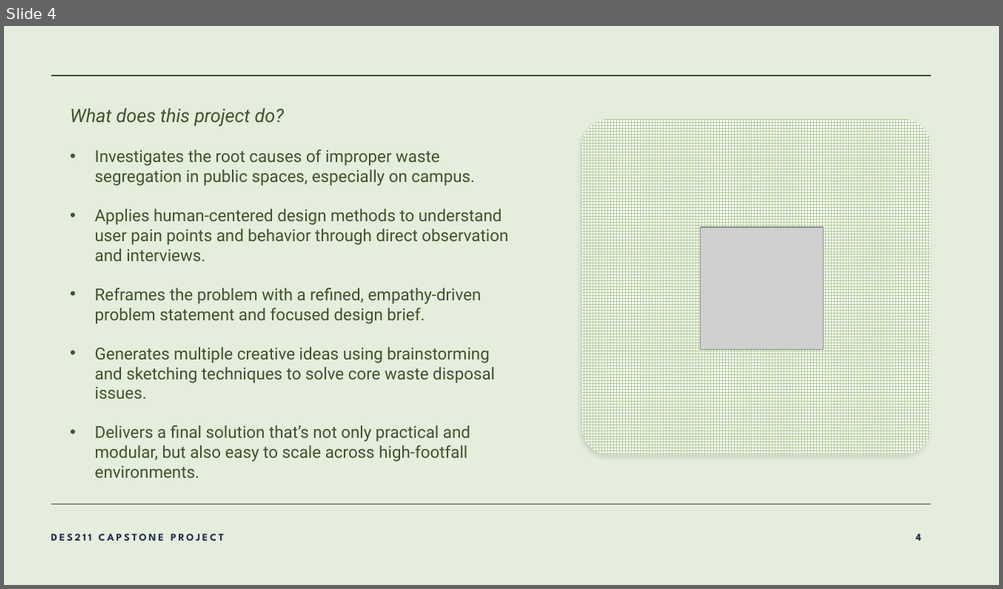
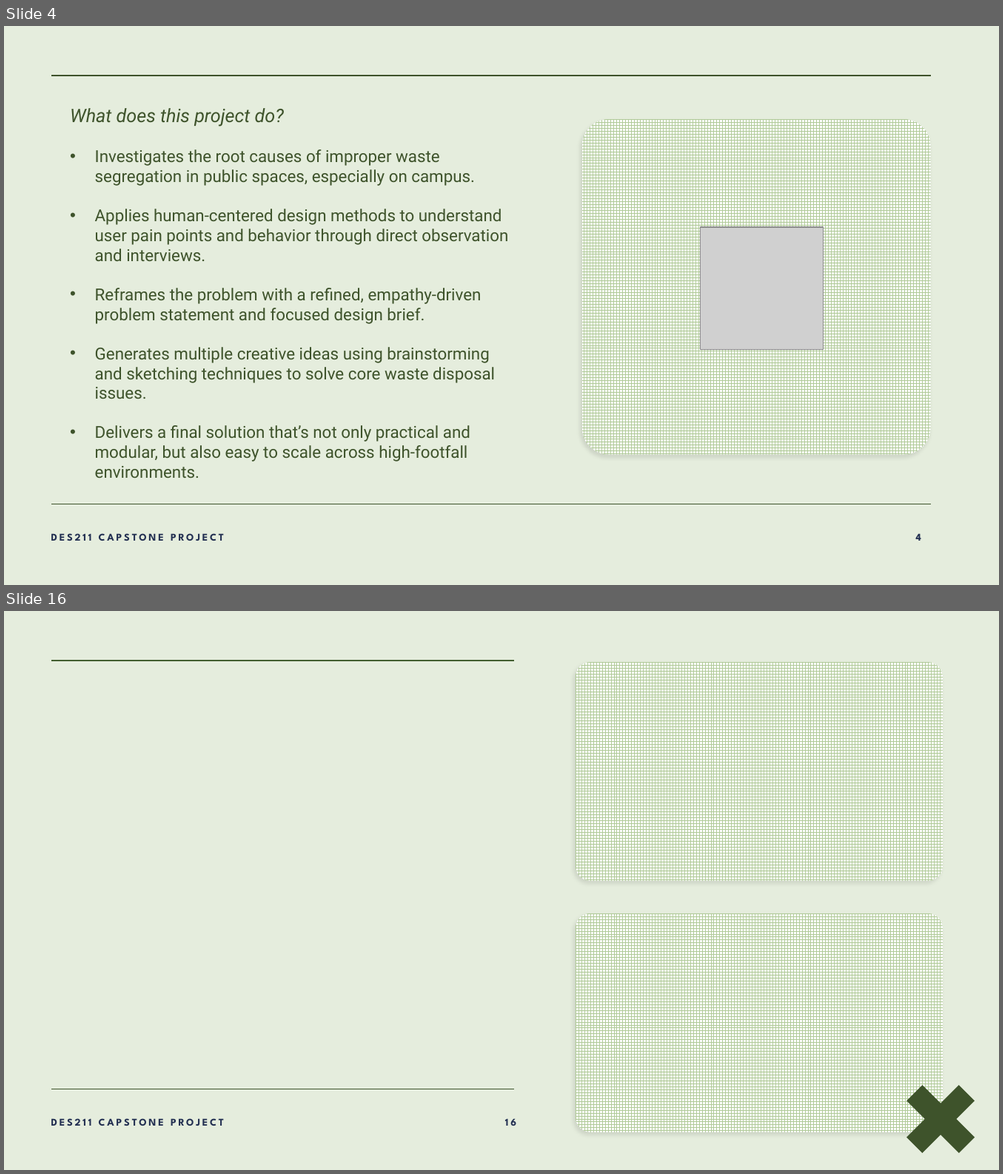
Before and after one commit to lalitm1004/DES211-CCD, a slide deck: presentation.pptx. Shown one above the other, each under a label of ours: slide 4 before the commit, slides 4 and 16 after it; the slides between them are not shown. The pictures are 1003x589 and 1003x1174 pixels, drawn with LibreOffice and Linux fonts; fonts in the diff are those of the drawing; grey boxes stand for pictures; background and template pictures are left out. Boxes give left, top, right and bottom in pixels: in the first picture for what was removed or moved away, otherwise in the second. Text is boxed around its words. In the diff, an @@ line names an element or a change of style, - is before the commit and + after.

```diff
--- a/presentation.pptx
+++ b/presentation.pptx
@@ slide 16 added at [4, 611, 999, 1170], background #E5EDDD @@
@@ line added from (52, 661) to (514, 661), #435F30 1 pt @@
@@ rounded rectangle added at [575, 662, 942, 881], fill pattern #B0CA98 on #FFFFFF @@
@@ rounded rectangle added at [575, 914, 942, 1133], fill pattern #B0CA98 on #FFFFFF @@
@@ plus added at [888, 1068, 992, 1170], fill #3E532A @@
@@ line added from (52, 1090) to (514, 1090), #3E532A 1 pt @@
@@ text added at [51, 1119, 224, 1126], 10 pt, text #222F51, bold @@
+DES211 CAPSTONE PROJECT
@@ page number added at [505, 1119, 516, 1126], 10 pt, text #222F51, bold @@
+16
```
Also in this commit, not shown: 7 slides changed, 9 other slides added, 9 slides removed.
